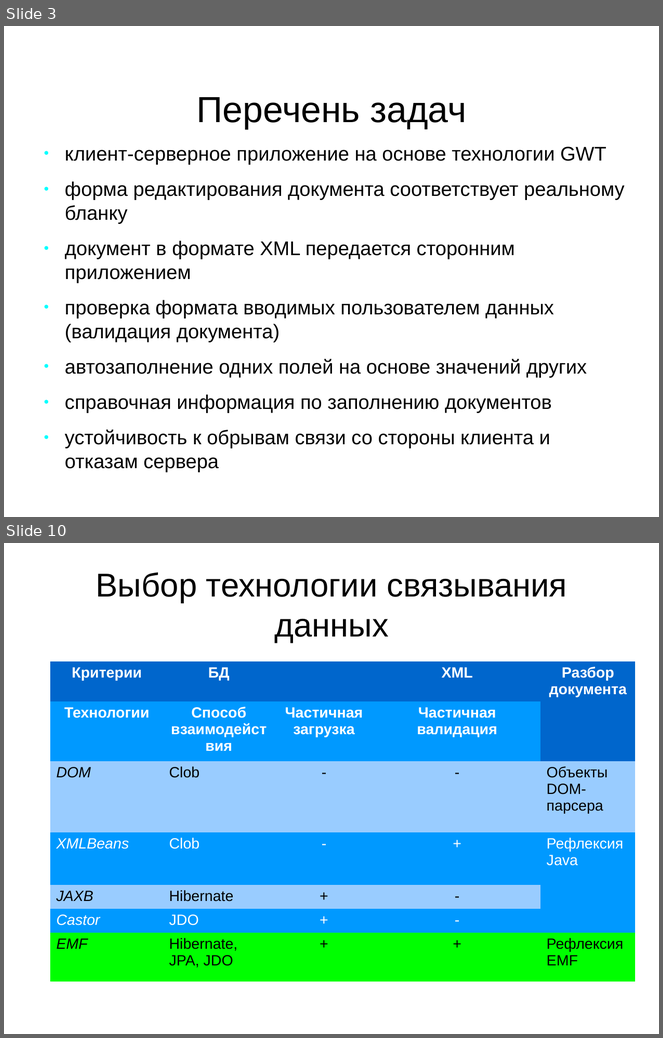
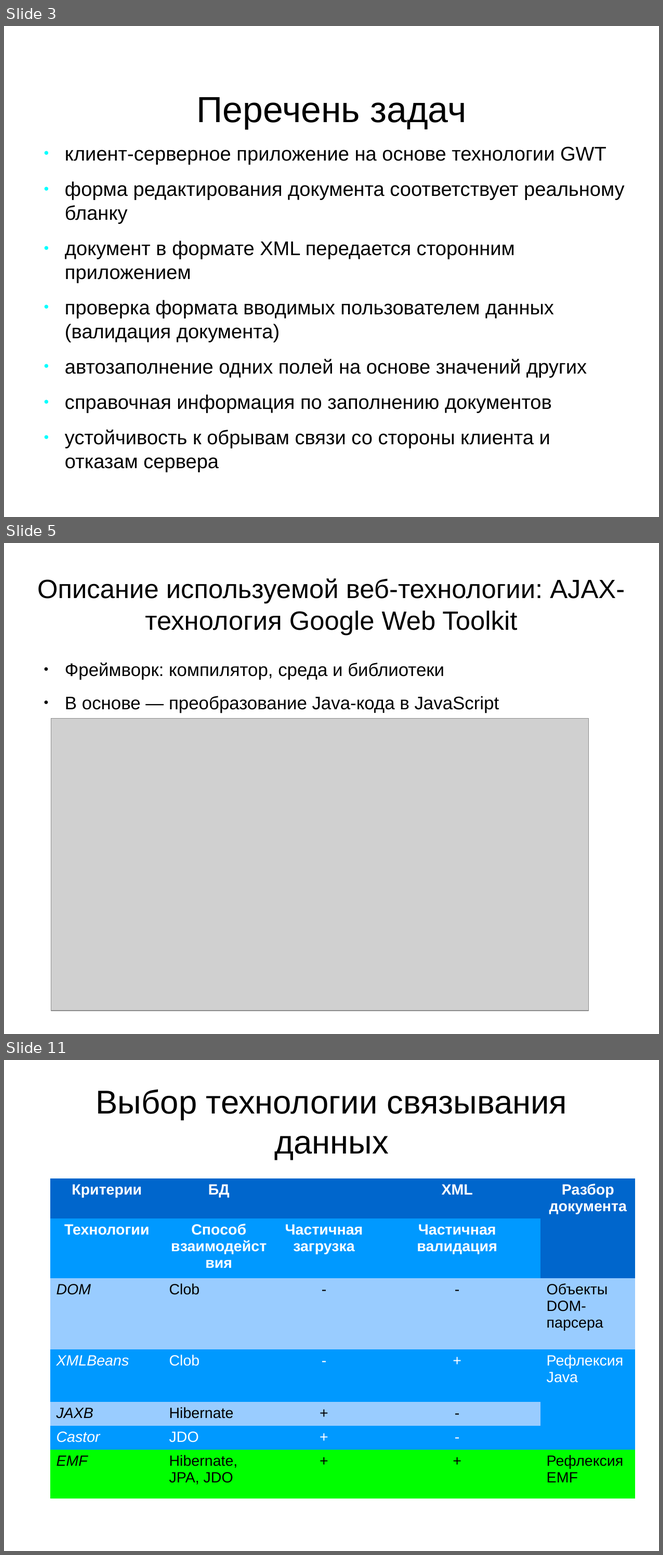
Before and after one commit to aeremenok/a-team-777, a slide deck: diploma/eav/diploma/demo.odp. Shown one above the other, each under a label of ours: slides 3 and 10 before the commit, slides 3, 5 and 11 after it; the slides between them are not shown. The pictures are 663x1038 and 663x1555 pixels, drawn with LibreOffice and Linux fonts; fonts in the diff are those of the drawing; grey boxes stand for pictures. Boxes give left, top, right and bottom in pixels: in the first picture for what was removed or moved away, otherwise in the second. Text is boxed around its words. In the diff, an @@ line names an element or a change of style, - is before the commit and + after.

```diff
--- a/diploma/eav/diploma/demo.odp
+++ b/diploma/eav/diploma/demo.odp
@@ slide 5 added at bbox=[4, 543, 659, 1034], background #FFFFFF @@
@@ title added at bbox=[37, 578, 625, 635], 32 pt, text #000000 @@
+Описание используемой веб-технологии: AJAX-технология Google Web Toolkit
@@ text added at bbox=[65, 663, 500, 713], 22 pt, text #000000 @@
+● Фреймворк: компилятор, среда и библиотеки
+● В основе — преобразование Java-кода в JavaScript
@@ picture added at bbox=[51, 718, 589, 1011] @@
@@ what was slide 10 is now slide 11 @@
```
Also in this commit, not shown: 2 slides changed, 4 other slides added, 4 slides removed, 1 other file.
